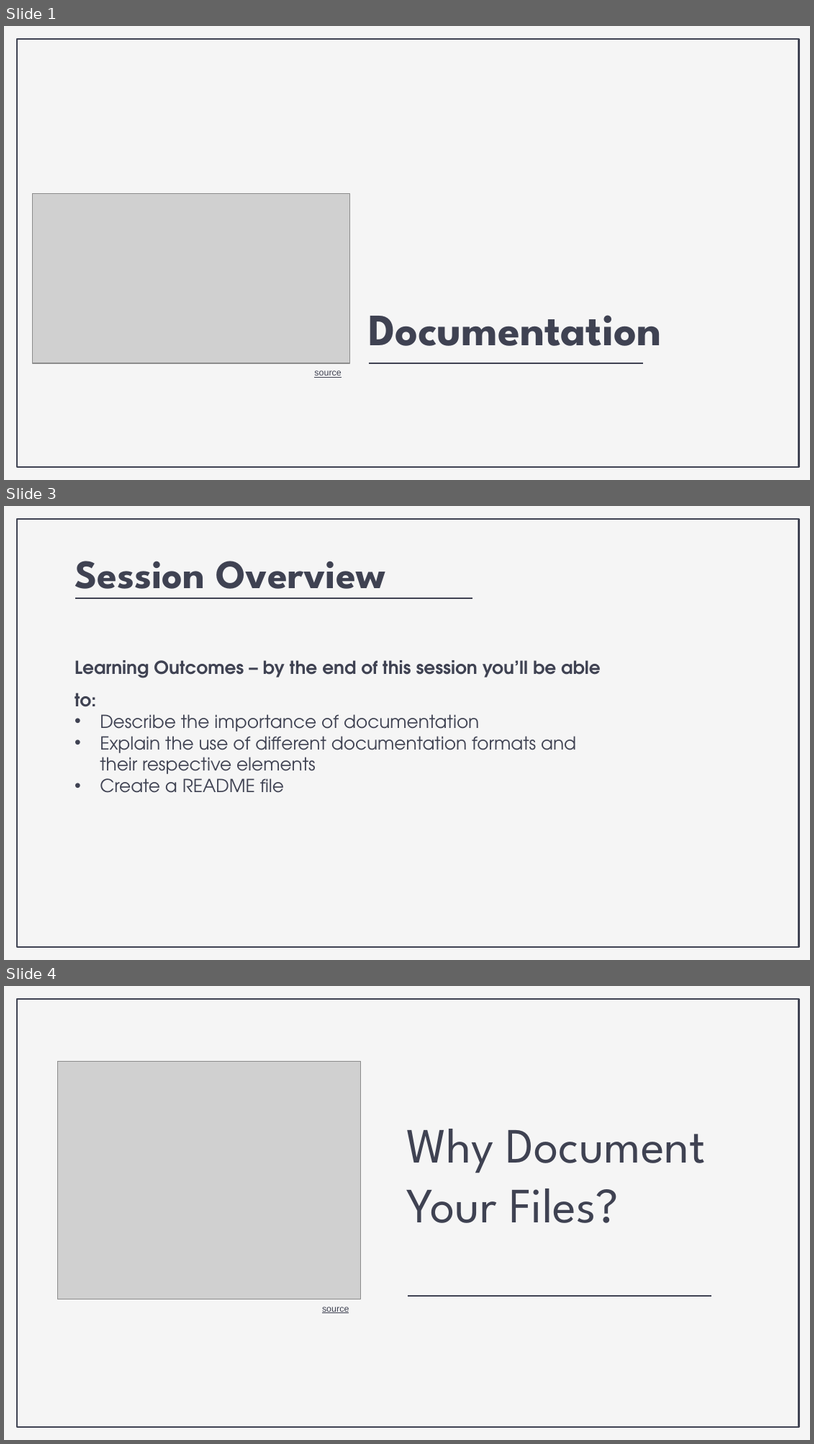
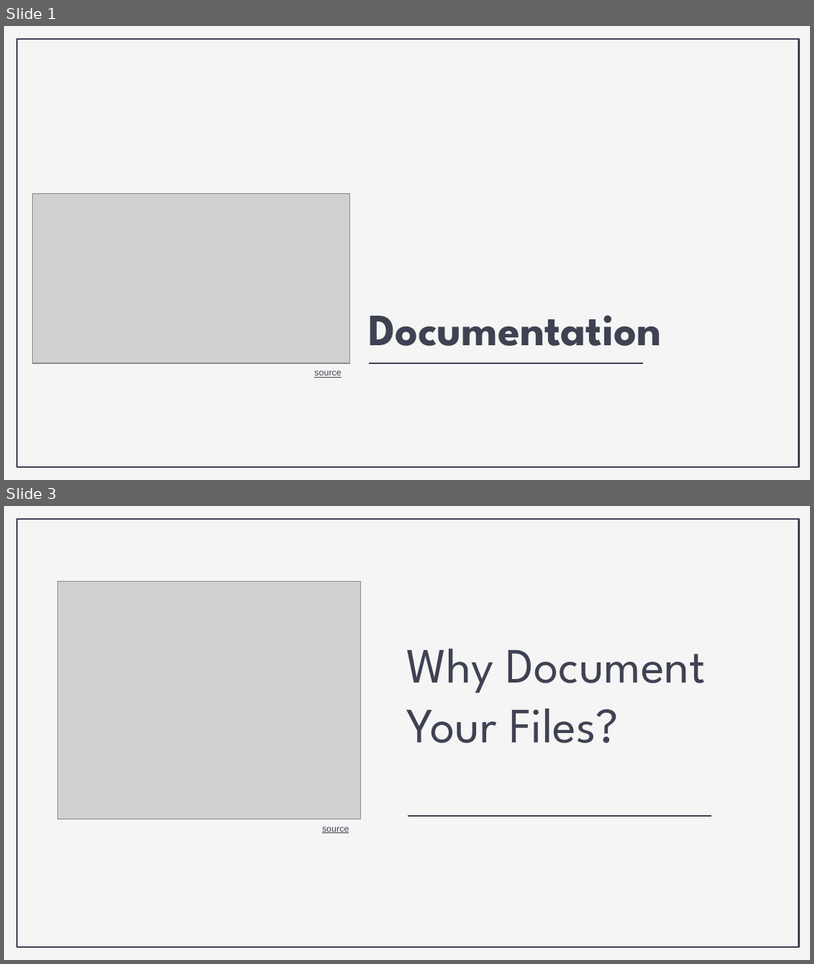
Before and after one commit to nickrochlin/rdm-jumpstart2, a slide deck: docs/files/Block2-3_Documentation.pptx. Shown one above the other, each under a label of ours: slides 1, 3 and 4 before the commit, slides 1 and 3 after it; the slides between them are not shown. The pictures are 814x1444 and 814x964 pixels, drawn with LibreOffice and Linux fonts; fonts in the diff are those of the drawing; grey boxes stand for pictures. Boxes give left, top, right and bottom in pixels: in the first picture for what was removed or moved away, otherwise in the second. Text is boxed around its words. In the diff, an @@ line names an element or a change of style, - is before the commit and + after.

```diff
--- a/docs/files/Block2-3_Documentation.pptx
+++ b/docs/files/Block2-3_Documentation.pptx
@@ slide 3 removed at bbox=[4, 506, 810, 960], background #F5F5F5; not listed: 1 template element that a slide beside it also shows @@
@@ title removed at bbox=[75, 561, 386, 599] @@
-Session Overview
@@ line removed from (76, 598) to (473, 598) @@
@@ subtitle removed at bbox=[75, 660, 601, 793] @@
-Learning Outcomes – by the end of this session you’ll be able to:
-• Describe the importance of documentation
-• Explain the use of different documentation formats and their respective elements
-• Create a README file
@@ what was slide 4 is now slide 3 @@
```
Also in this commit, not shown: 1 slide changed, 59 other files.
